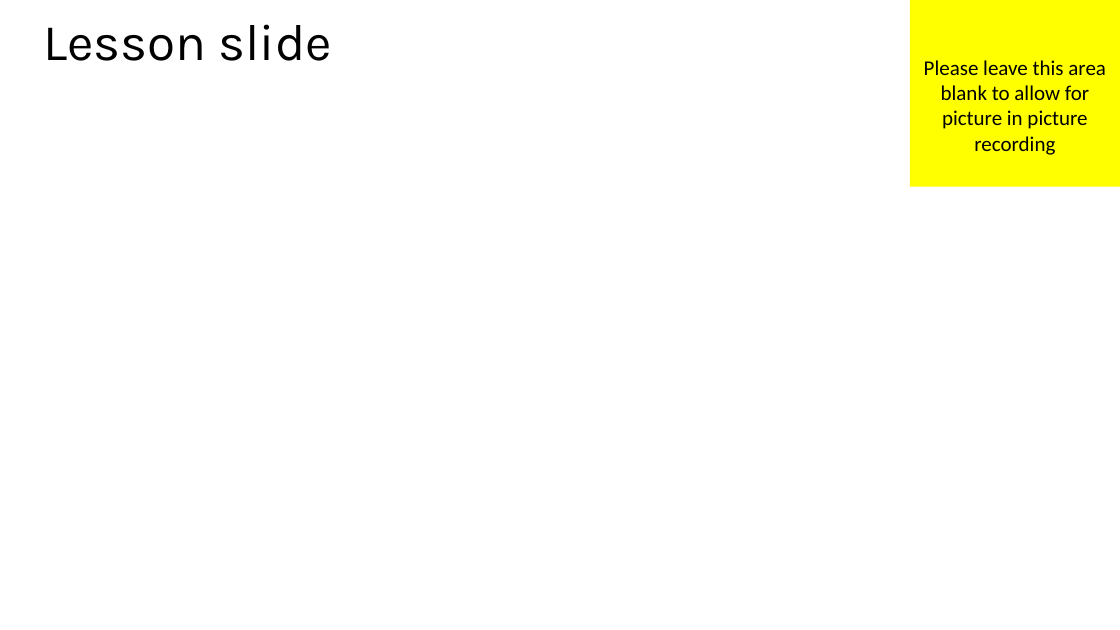
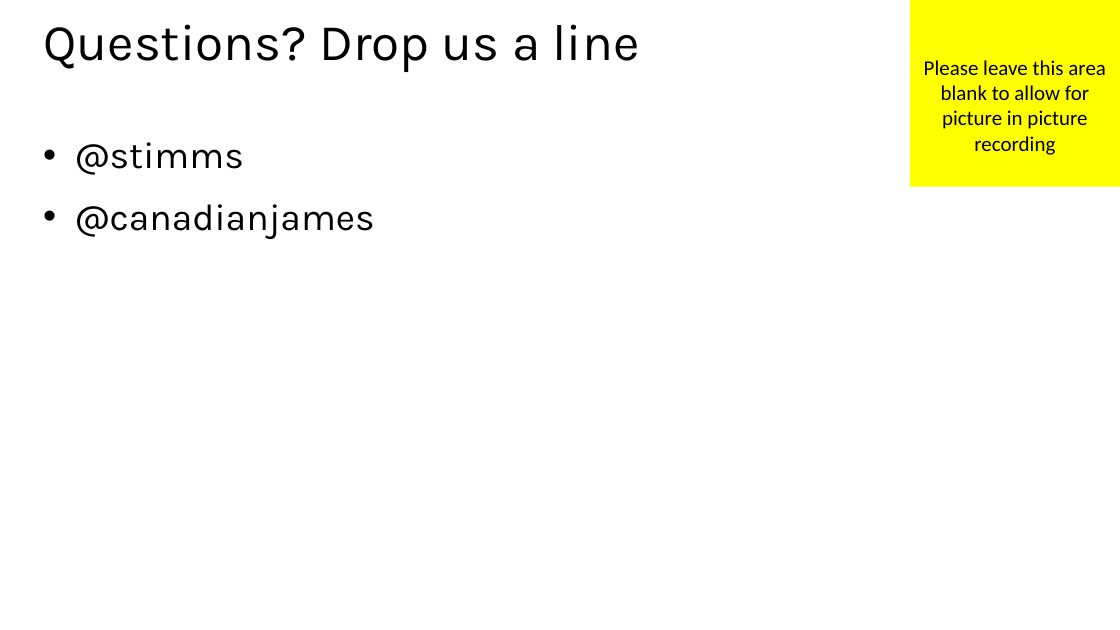
Before and after one commit to MisterJames/AzureImageProcessing, a slide deck: slide 5 of Presentation Materials/MVA-ApplicationsOnAzure-08.pptx (slide 3 before the commit). Drawn at 1120x630 pixels with LibreOffice and Linux fonts; fonts in the diff are those of the drawing. Boxes give left, top, right and bottom in pixels: in the first picture for what was removed or moved away, otherwise in the second. Text is boxed around its words. In the diff, an @@ line names an element or a change of style, - is before the commit and + after.

```diff
--- a/Presentation Materials/MVA-ApplicationsOnAzure-08.pptx
+++ b/Presentation Materials/MVA-ApplicationsOnAzure-08.pptx
@@ title at <box>43,24,639,72</box>: text changed @@
-Lesson slide
+Questions? Drop us a line
@@ text added at <box>75,142,375,239</box>, 32 pt, text #000000 @@
+• @stimms
+• @canadianjames
```
Also in this commit, not shown: 1 other slide changed, 3 slides added, 2 other files.
